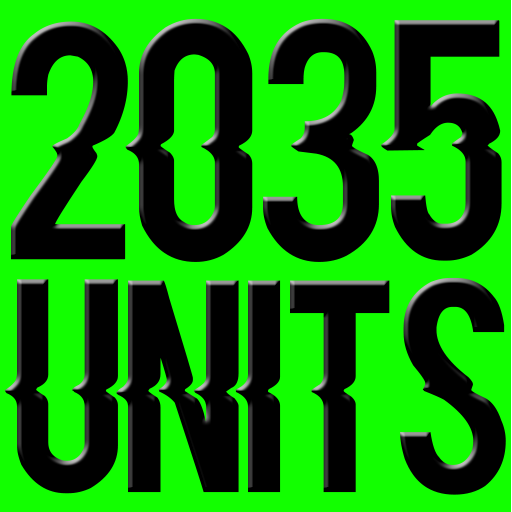
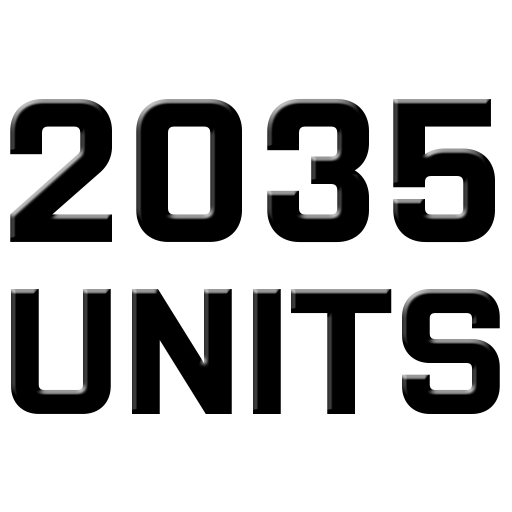
Layered file, before and after one edit (512x512). Changes by layer:
painted on "2035" over bbox(4, 18, 506, 495)
hid "Layer 1" over bbox(0, 0, 511, 512)
